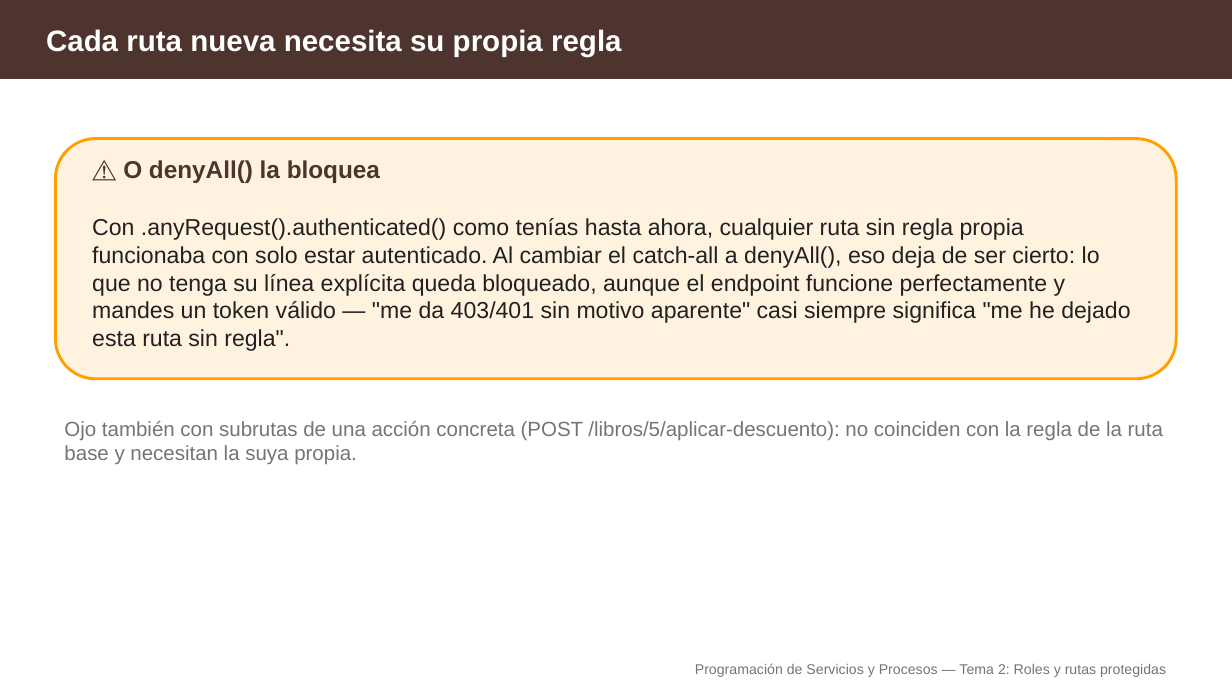
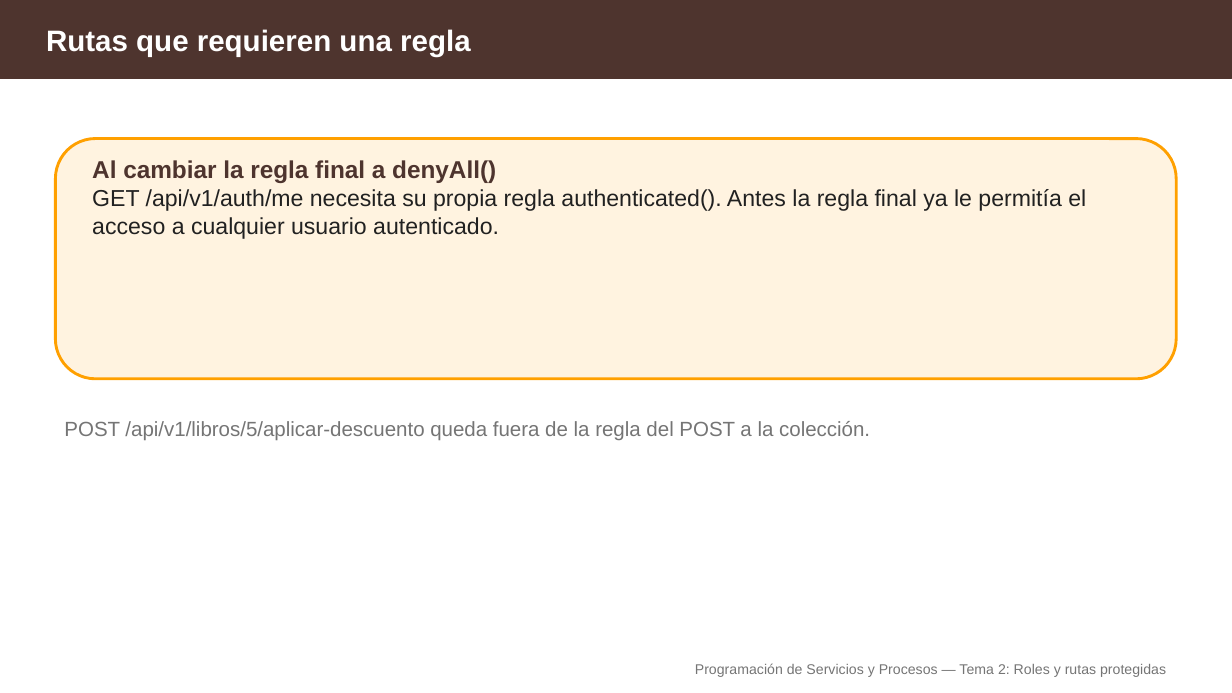
Before and after one commit to aitorventura/programacion-servicios-procesos, a slide deck: slide 8 of docs/tema2/diapositivas/roles-y-rutas-protegidas.pptx. Drawn at 1232x693 pixels with LibreOffice and Linux fonts; fonts in the diff are those of the drawing. Boxes give left, top, right and bottom in pixels: in the first picture for what was removed or moved away, otherwise in the second. Text is boxed around its words. In the diff, an @@ line names an element or a change of style, - is before the commit and + after.

Commit message:
actualizado tema2-roles-y-rutas-protegidas

```diff
--- a/docs/tema2/diapositivas/roles-y-rutas-protegidas.pptx
+++ b/docs/tema2/diapositivas/roles-y-rutas-protegidas.pptx
@@ text at (46, 29, 471, 56): text changed @@
-Cada ruta nueva necesita su propia regla
+Rutas que requieren una regla
@@ text at (92, 160, 1086, 239): text changed @@
-⚠ O denyAll() la bloquea
-Con .anyRequest().authenticated() como tenías hasta ahora, cualquier ruta sin regla propia funcionaba con solo estar autenticado. Al cambiar el catch-all a denyAll(), eso deja de ser cierto: lo que no tenga su línea explícita queda bloqueado, aunque el endpoint funcione perfectamente y mandes un token válido — "me da 403/401 sin motivo aparente" casi siempre significa "me he dejado esta ruta sin regla".
+Al cambiar la regla final a denyAll()
+GET /api/v1/auth/me necesita su propia regla authenticated(). Antes la regla final ya le permitía el acceso a cualquier usuario autenticado.
@@ text at (64, 421, 870, 440): text changed @@
-Ojo también con subrutas de una acción concreta (POST /libros/5/aplicar-descuento): no coinciden con la regla de la ruta base y necesitan la suya propia.
+POST /api/v1/libros/5/aplicar-descuento queda fuera de la regla del POST a la colección.
```
Also in this commit, not shown: 17 other slides changed, 3 slides removed, 4 other files.
